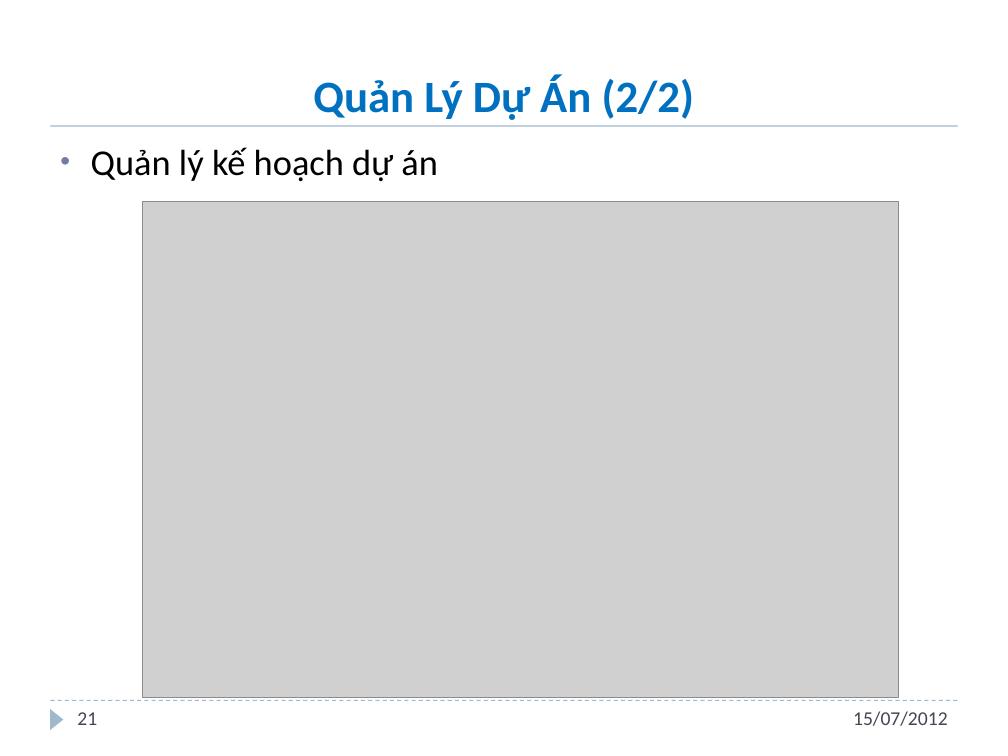
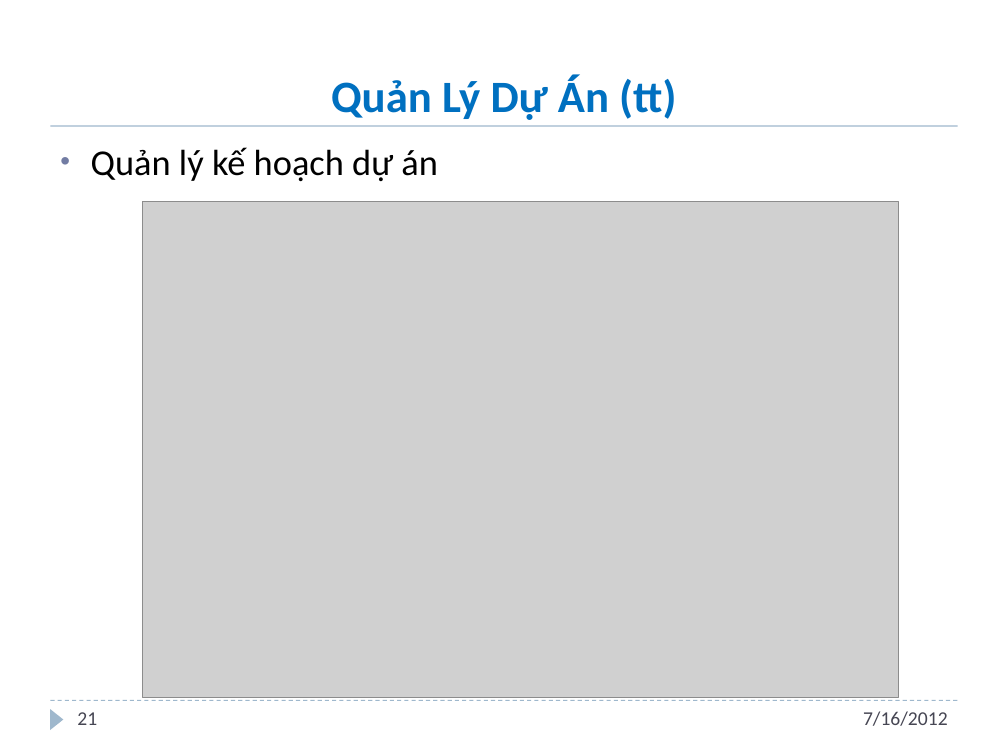
Before and after one commit to andungtra/he-thong-quan-ly-tuong-tac, a slide deck: slide 21 of Report/ppt/Presentation.pptx. Drawn at 1008x756 pixels with LibreOffice and Linux fonts; fonts in the diff are those of the drawing; grey boxes stand for pictures; background and template pictures are left out. Boxes give left, top, right and bottom in pixels: in the first picture for what was removed or moved away, otherwise in the second. Text is boxed around its words. In the diff, an @@ line names an element or a change of style, - is before the commit and + after.

```diff
--- a/Report/ppt/Presentation.pptx
+++ b/Report/ppt/Presentation.pptx
@@ title at [331, 74, 676, 120]: text changed @@
-Quản Lý Dự Án (2/2)
+Quản Lý Dự Án (tt)
@@ text at [863, 711, 948, 726]: text changed @@
-15/07/2012
+7/16/2012
```
Also in this commit, not shown: 44 other slides changed, 2 slides added, 1 slide removed.
